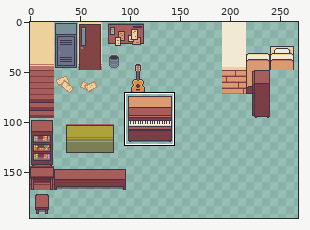
A pixel-art file gets an edit: ART/Jacson/Tilemap/school.aseprite. Above, an overview of the earlier version with the close-up marked.
Close-up. Before:
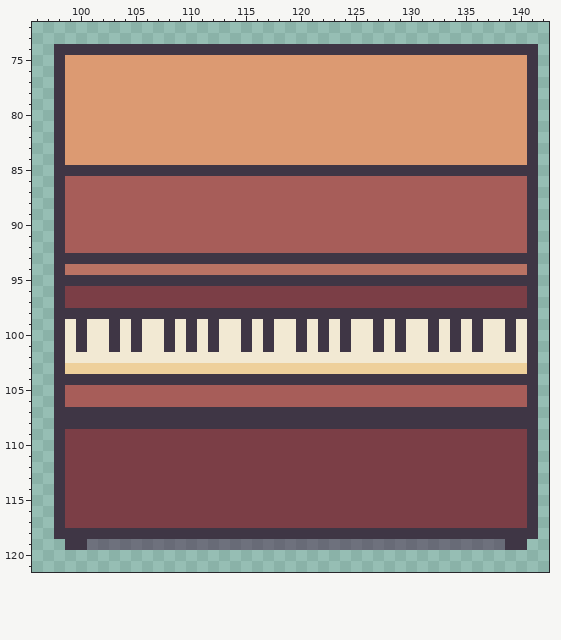
384x384 pixels, 1 frame. Shown: x 96..142, y 72..121. The wide view leaves out empty margins. The commit also changed other parts of the picture, which this record leaves out.
The same view after the edit:
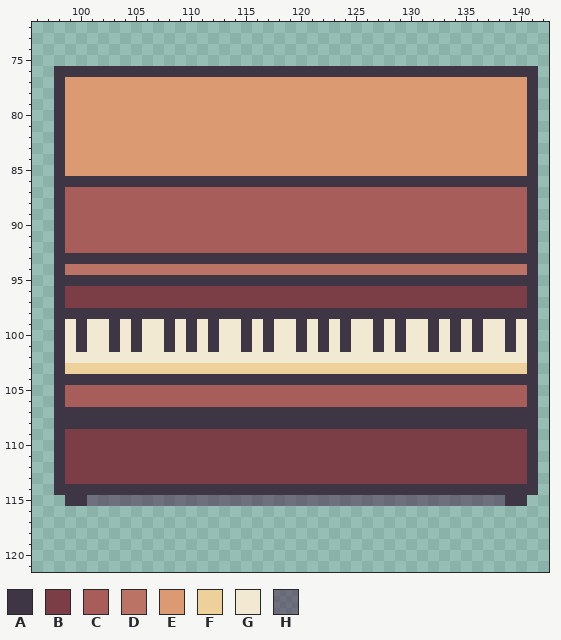
Palette (. is transparent): A #3f3645  B #7b3e46  C #a75d59  D #ba7364  E #dc9a72  F #eed09b  G #f2e9d3  H #49294984
Difference:
Layer "Bottom Layer":
The author changed colour B to colour A in row 114 at x 99 to 140; in row 115 at x 99 to 100 and 139 to 140.
The author changed colour C to colour A in row 86 at x 99 to 140.
The author changed colour E to colour A in row 76 at x 99 to 140.
The author changed colour A to colour E in row 85 at x 99 to 140.
The author changed colour B to colour H in row 115 at x 101 to 138.
The author cleared colour A in row 74 at x 98 to 141; in row 75 at x 98 and 141; in rows 115 to 117 at x 98 and 141; in row 118 at x 98 to 141; in row 119 at x 99 to 100 and 139 to 140.
The author cleared colour B in rows 116 to 117 at x 99 to 140.
The author cleared colour E in row 75 at x 99 to 140.
The author cleared colour H in row 119 at x 101 to 138.
